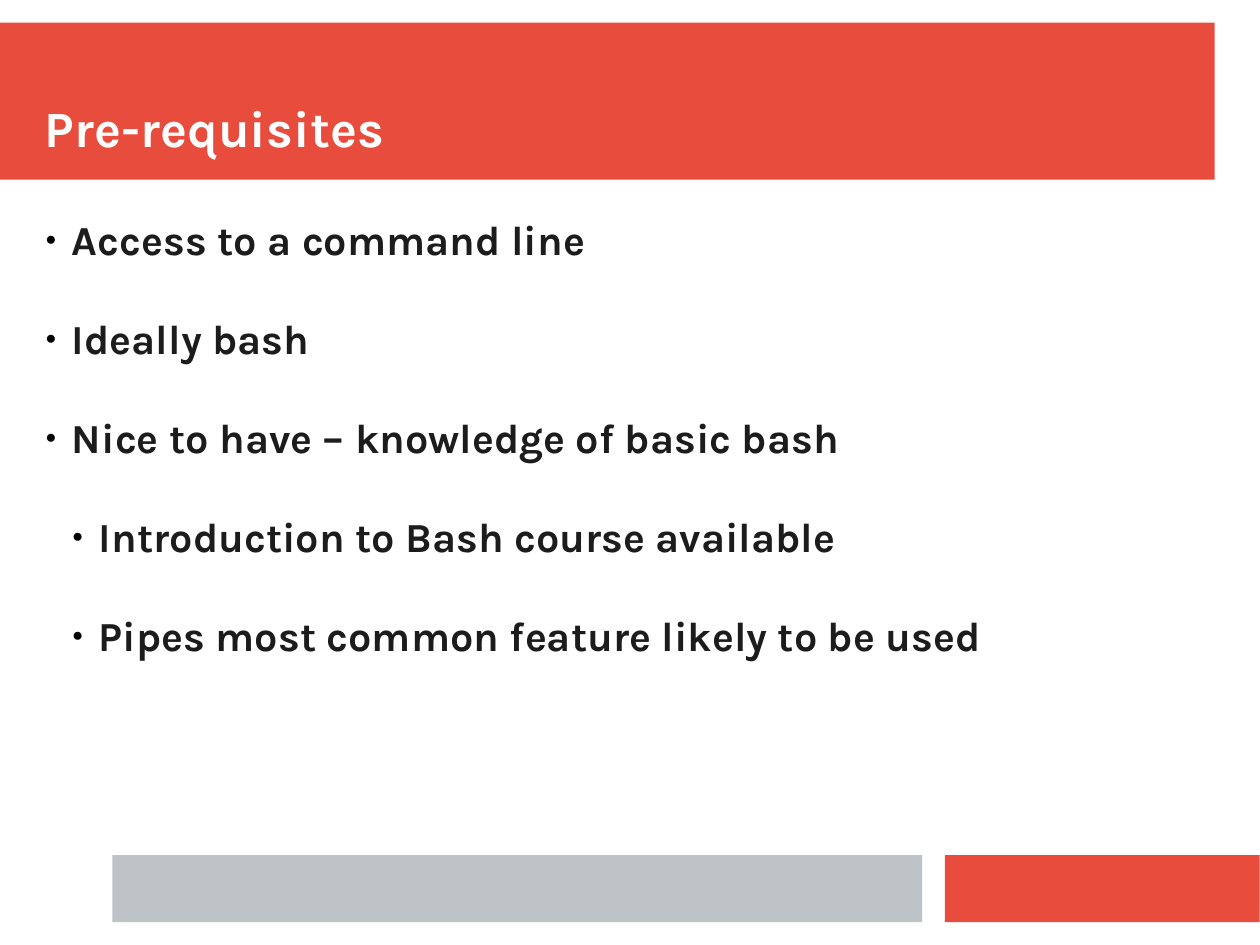
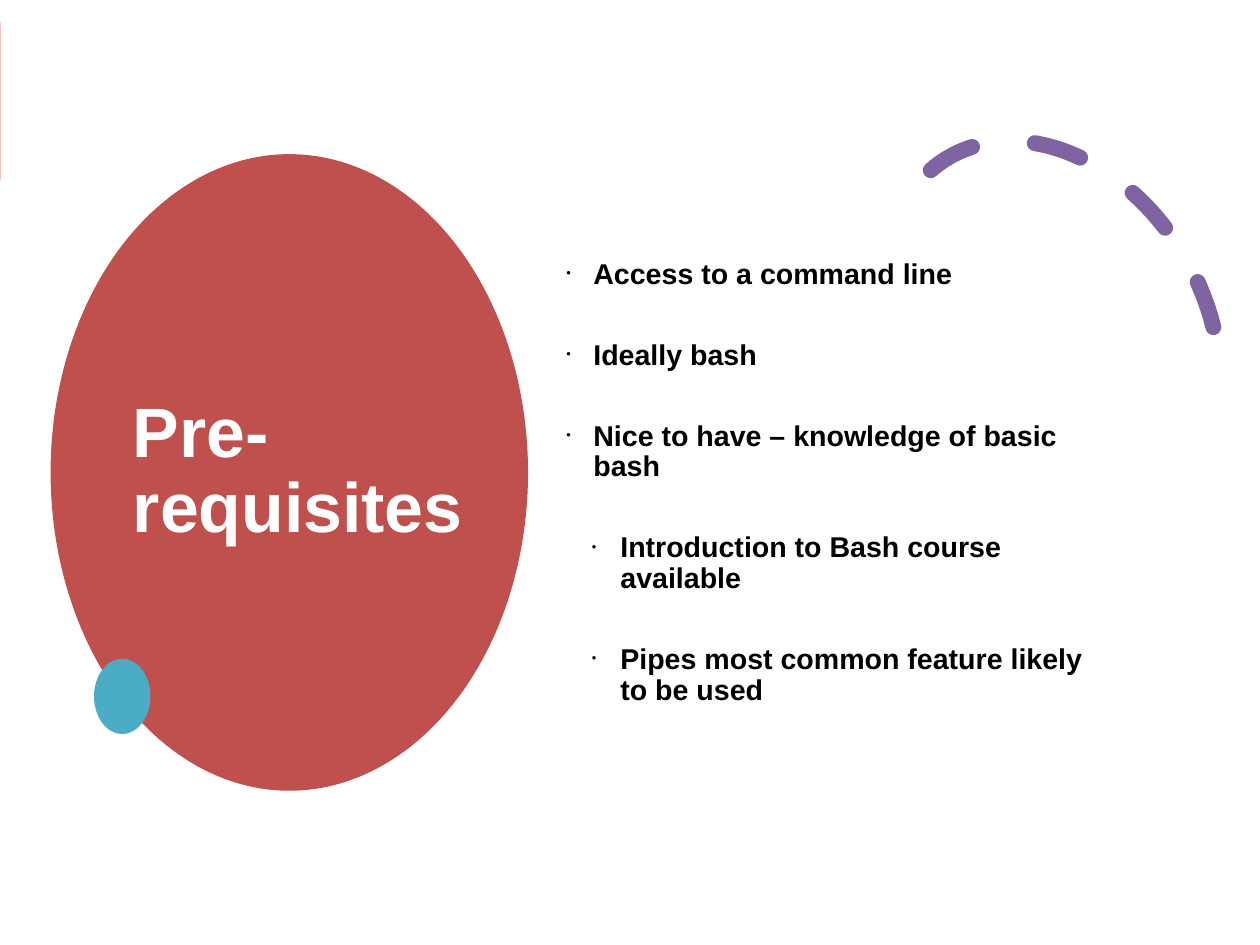
Before and after one commit to ianmiell/introduction-to-the-command-line, a slide deck: slide 3 of slides/introduction_to_the_command_line.pptx. Drawn at 1260x945 pixels with LibreOffice and Linux fonts; fonts in the diff are those of the drawing. Boxes give left, top, right and bottom in pixels: in the first picture for what was removed or moved away, otherwise in the second. Text is boxed around its words. In the diff, an @@ line names an element or a change of style, - is before the commit and + after.

```diff
--- a/slides/introduction_to_the_command_line.pptx
+++ b/slides/introduction_to_the_command_line.pptx
@@ rectangle added at [0, 0, 1260, 945], fill #FFFFFF @@
@@ arc (boxed as its full ellipse) added at [816, 80, 1260, 590], outline #8064A2 10 pt dashed @@
@@ ellipse added at [50, 154, 528, 791], fill #C0504D @@
@@ text "Pre-requisites": place and size @@
-text "Pre-requisites" at [45, 111, 384, 159]
+text "Pre-requisites" at [133, 409, 463, 546]
@@ text "Pre-requisites" at [133, 409, 463, 546]: size 32 to 44 pt, font Karla to Arial; line spacing 1 to 0.9; more space between paragraphs; vertical alignment bottom to middle @@
@@ text "Access to a command line": place and size @@
-text "Access to a command line" at [72, 225, 981, 662]
+text "Access to a command line" at [593, 263, 1082, 701]
@@ text "Access to a command line" at [593, 263, 1082, 701]: size 26 to 18 pt, font Karla to Arial, text colour #1C1C1C to #000000; bullet ● to •; line spacing 1 to 0.9; more space between paragraphs @@
@@ ellipse added at [94, 659, 150, 734], fill #4BACC6 @@
@@ rectangle removed at [112, 855, 922, 923] @@
```
Also in this commit, not shown: 19 other slides changed, 1 other file.
